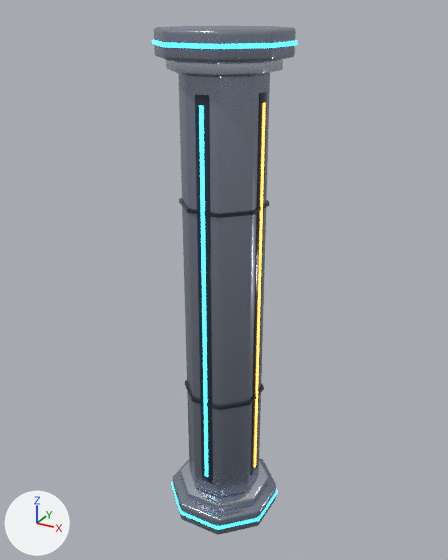
Before and after pictures for a commit that changed the glTF model assets/models/stations/pillar.glb.
Rendered twice from a 50 mm lens placed at (1.61, -2.92, 3.09), pointed at (-0.02, 0.04, 1.61). Arrows for +X, +Y and +Z are at lower left; the lights stay in place. The older version comes first.

Names of what the first picture shows: 'pillar'.
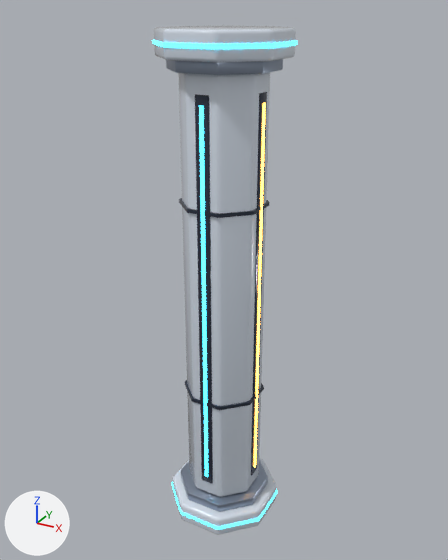
The change, as JSON lines over the scene's bpy script:
```json
{"op": "set", "path": "mat_panel.metallic", "old": "0.75", "new": "0.0"}
{"op": "set", "path": "mat_panel.base_color", "old": "(0.3, 0.34, 0.43)", "new": "(0.693, 0.761, 0.855)", "note": "grey #959eaf -> white #d9e2ee"}
{"op": "set", "path": "mat_trim.base_color", "old": "(0.62, 0.68, 0.78)", "new": "(0.323, 0.381, 0.479)", "note": "pale blue #ced7e5 -> greyish blue #9aa6b8"}
{"op": "set", "path": "mat_gloworange.emission_strength", "old": "2.4", "new": "7.0"}
```

Pixel boxes (x1, y1, x2, y2) of what changed, in the pictures (448 x 560 px):
```json
{"object": "pillar", "change": "recoloured, surface changed", "before": [152, 26, 297, 535], "after": [152, 26, 297, 535], "on screen": "grey to white"}
```
